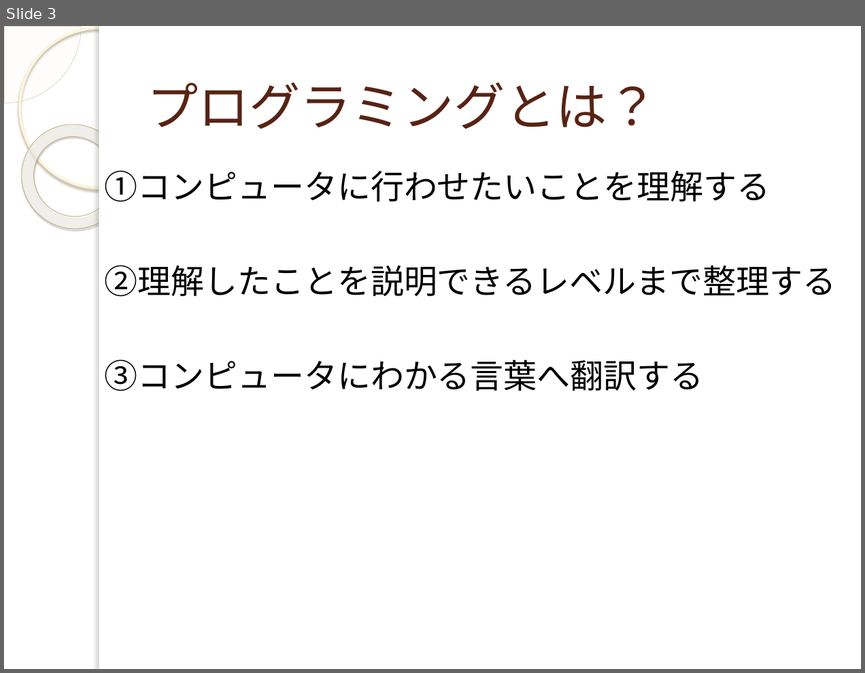
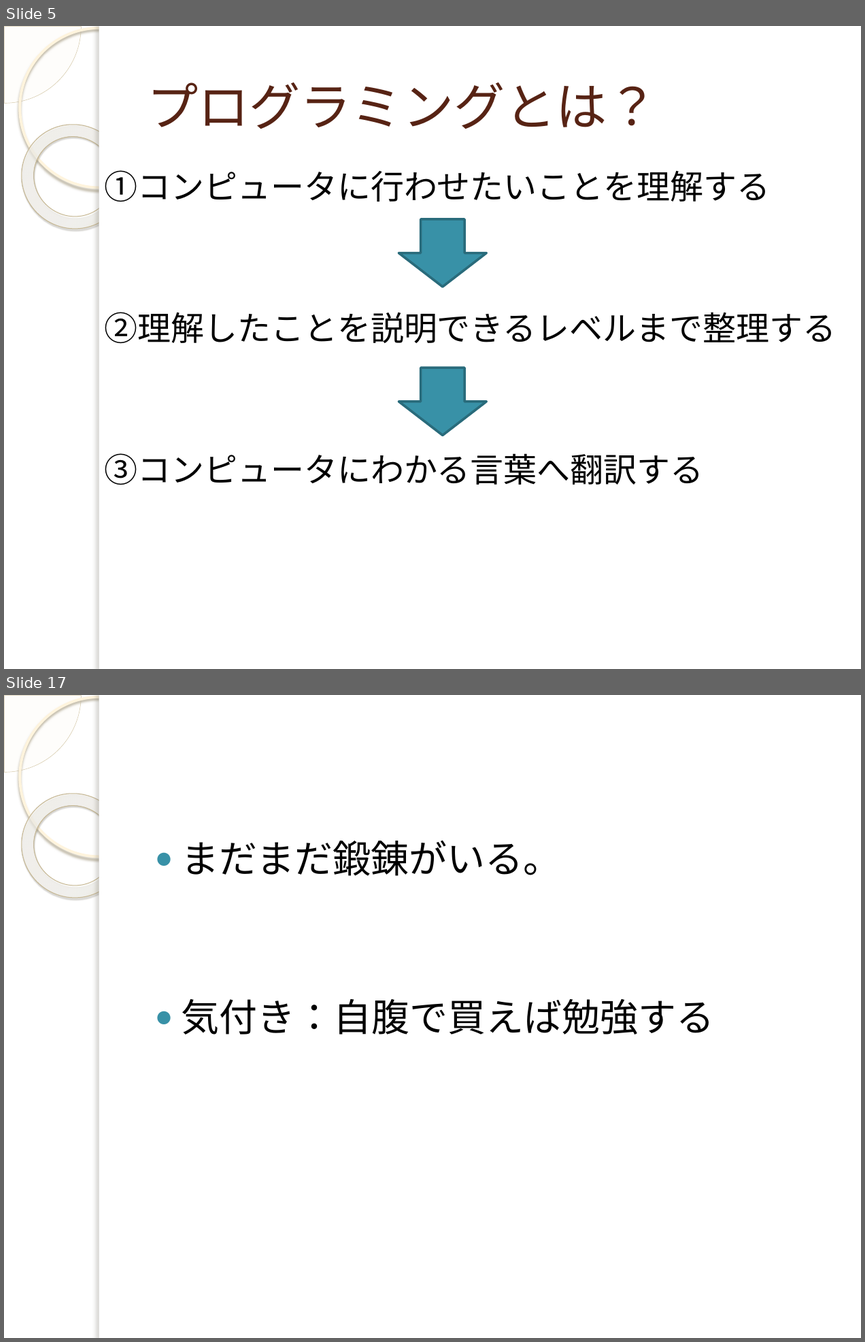
Before and after one commit to yuridonus/FEstudy, a slide deck: objectStudy.pptx. Shown one above the other, each under a label of ours: slide 3 before the commit, slides 5 and 17 after it; the slides between them are not shown. The pictures are 865x673 and 865x1342 pixels, drawn with LibreOffice and Linux fonts; fonts in the diff are those of the drawing; background and template pictures are left out. Boxes give left, top, right and bottom in pixels: in the first picture for what was removed or moved away, otherwise in the second. Text is boxed around its words. In the diff, an @@ line names an element or a change of style, - is before the commit and + after.

```diff
--- a/objectStudy.pptx
+++ b/objectStudy.pptx
@@ slide 17 added at [4,695,861,1338], background picture (left out); not listed: 5 template elements that a slide beside it also shows @@
@@ text added at [181,840,715,1034], 32 pt, text #000000 @@
+● まだまだ鍛錬がいる。
+● 気付き：自腹で買えば勉強する
@@ what was slide 3 is now slide 5 @@
@@ slide 5 changed as well @@
@@ text "①コンピュータに行わせたいことを理解する" rewrapped from [105,170,836,391] to [105,170,836,485] @@
@@ down arrow added at [399,219,486,286], fill #3891A7, outline #296B7C 2 pt @@
@@ down arrow added at [399,368,486,435], fill #3891A7, outline #296B7C 2 pt @@
```
Also in this commit, not shown: 1 other slide changed, 11 other slides added.
